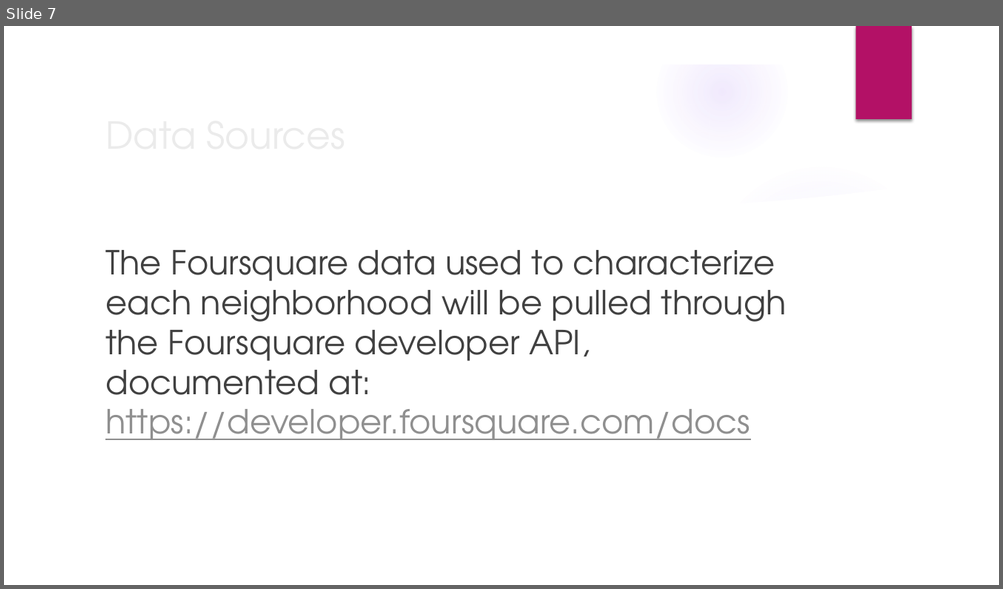
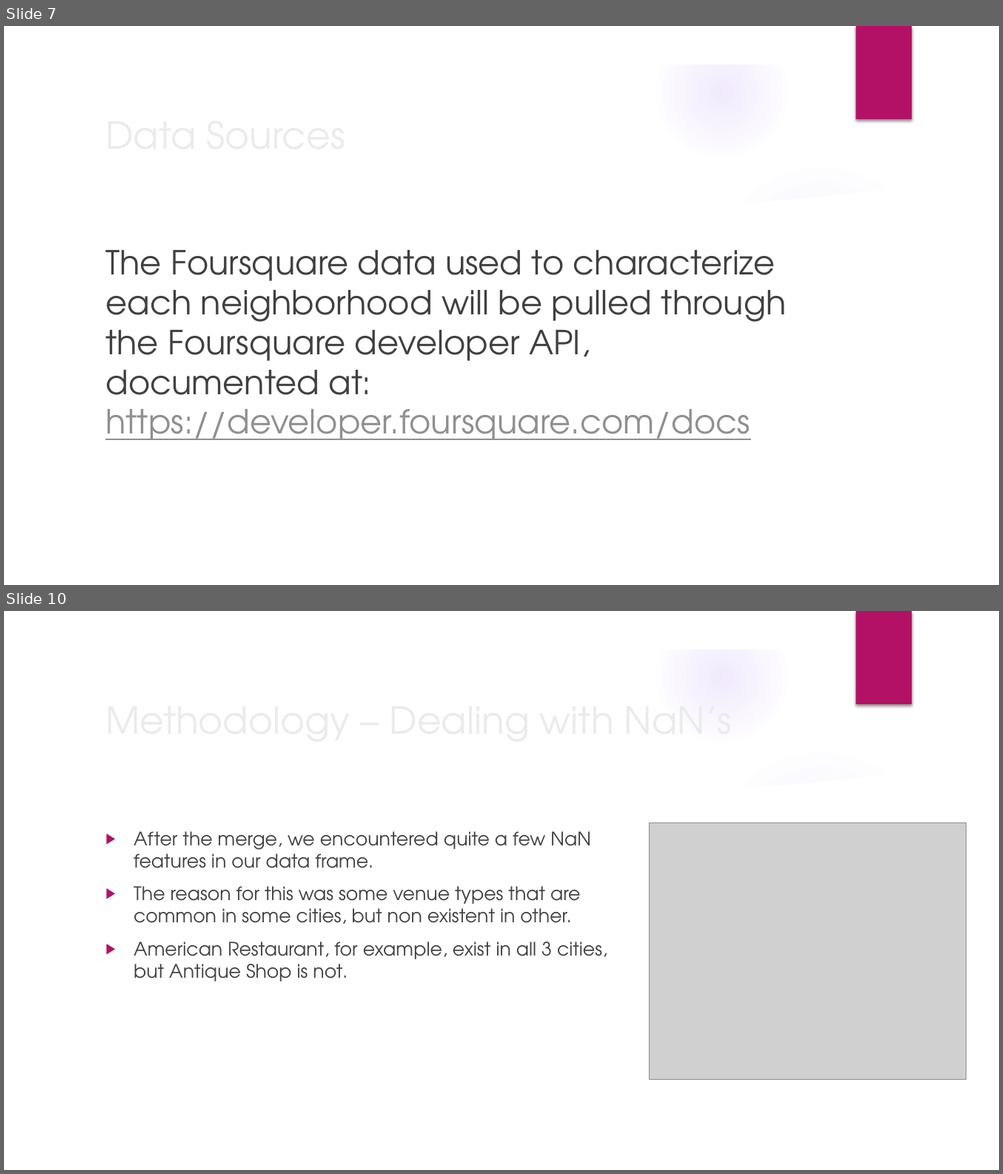
Before and after one commit to IlyaTurian/Coursera_Capstone, a slide deck: Capstone – Recommending Relocation Neighborhood.pptx. Shown one above the other, each under a label of ours: slide 7 before the commit, slides 7 and 10 after it; the slides between them are not shown. The pictures are 1003x589 and 1003x1174 pixels, drawn with LibreOffice and Linux fonts; fonts in the diff are those of the drawing; grey boxes stand for pictures; background and template pictures are left out. Boxes give left, top, right and bottom in pixels: in the first picture for what was removed or moved away, otherwise in the second. Text is boxed around its words. In the diff, an @@ line names an element or a change of style, - is before the commit and + after.

```diff
--- a/Capstone – Recommending Relocation Neighborhood.pptx
+++ b/Capstone – Recommending Relocation Neighborhood.pptx
@@ slide 10 added at bbox=[4, 611, 999, 1170], background picture (left out); not listed: 9 template elements that a slide beside it also shows @@
@@ text added at bbox=[134, 832, 607, 982], 18 pt, text #404040 @@
+▶ After the merge, we encountered quite a few NaN features in our data frame.
+▶ The reason for this was some venue types that are common in some cities, but non existent in other.
+▶ American Restaurant, for example, exist in all 3 cities, but Antique Shop is not.
@@ title added at bbox=[550, 832, 591, 846], 36 pt, text #EBEBEB @@
+Methodology – Dealing with NaN’s
@@ picture added at bbox=[649, 823, 966, 1079] @@
```
Also in this commit, not shown: 15 other slides added, 3 other files.
